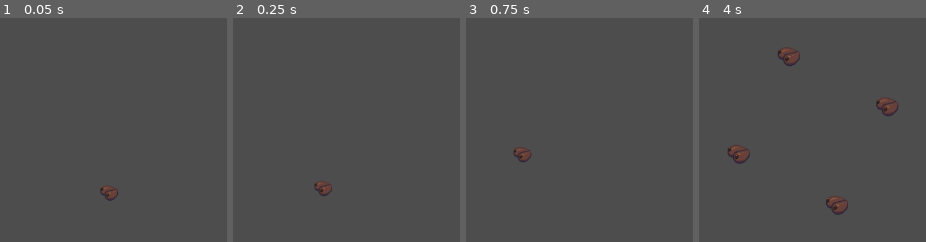
Above: before the commit, frames 1-4 (left to right).
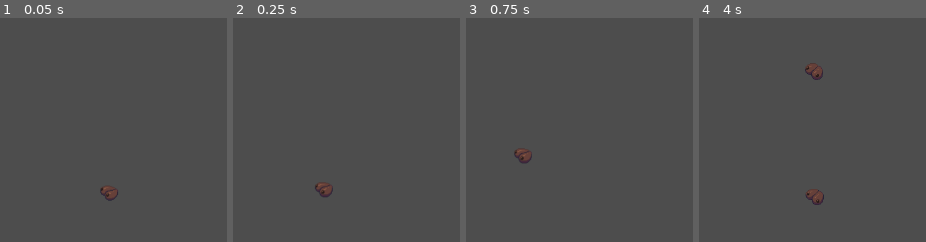
Above: after the commit, the same moments.

Repository: TisFoolish/subvival
Game: Godot game, scene res://scenes/weapons/booba.tscn
Same seed, same stepped clock (60 frames per second), same inputs: the game is played once before the commit and once after it. Before the commit the project starts from res://scripts/weapons/booba.tscn.
Inputs:
- Up to frame 1 (0.05 s): no input
- Up to frame 2 (0.25 s): no input
- Up to frame 3 (0.75 s): tap Enter at 0.5 s
- Up to frame 4 (4 s): no input

Frame 1 is identical in both runs. In frame 2, 0.1% of the frame differs, in the area x 36-45%, y 73-80%; in frame 3, 0.1%; in frame 4, 2.5%, in the area x 12-88%, y 13-88%.

Commit message:
Minor Changes

Diff:
--- a/project.godot
+++ b/project.godot
@@ -11,7 +11,7 @@
 [application]
 
 config/name="Subvival"
-run/main_scene="res://scripts/weapons/booba.tscn"
+run/main_scene="res://scenes/weapons/booba.tscn"
 config/features=PackedStringArray("4.0", "Forward Plus")
 config/icon="res://icon.svg"
 
--- a/scenes/background tilemap example.tscn
+++ b/scenes/background tilemap example.tscn
@@ -1,6 +1,6 @@
-[gd_scene load_steps=4 format=3 uid="uid://b4sy0s45rkox4"]
+[gd_scene load_steps=4 format=3 uid="uid://23sl7qj8qd8i"]
 
-[ext_resource type="Texture2D" uid="uid://dwhkuhbfbq55f" path="res://graphics/Background Tilemap.png" id="1_050w5"]
+[ext_resource type="Texture2D" uid="uid://dwhkuhbfbq55f" path="res://assets/textures/bg tiles/Background Tilemap.png" id="1_050w5"]
 
 [sub_resource type="TileSetAtlasSource" id="TileSetAtlasSource_i73wf"]
 texture = ExtResource("1_050w5")
--- a/scripts/weapons/booba.tscn
+++ b/scenes/weapons/booba.tscn
@@ -10,6 +10,22 @@
 [sub_resource type="AtlasTexture" id="AtlasTexture_pig3l"]
 atlas = ExtResource("2_o2qwf")
 region = Rect2(0, 0, 32, 32)
+
+[sub_resource type="AtlasTexture" id="AtlasTexture_xc78h"]
+atlas = ExtResource("2_o2qwf")
+region = Rect2(0, 0, 32, 32)
+
+[sub_resource type="AtlasTexture" id="AtlasTexture_4ti65"]
+atlas = ExtResource("2_o2qwf")
+region = Rect2(32, 0, 32, 32)
+
+[sub_resource type="AtlasTexture" id="AtlasTexture_046kx"]
+atlas = ExtResource("2_o2qwf")
+region = Rect2(64, 0, 32, 32)
+
+[sub_resource type="AtlasTexture" id="AtlasTexture_wteg0"]
+atlas = ExtResource("2_o2qwf")
+region = Rect2(96, 0, 32, 32)
 
 [sub_resource type="AtlasTexture" id="AtlasTexture_k1cd1"]
 atlas = ExtResource("3_g4b2r")
@@ -27,6 +43,23 @@
 }, {
 "frames": [{
 "duration": 1.0,
+"texture": SubResource("AtlasTexture_xc78h")
+}, {
+"duration": 3.0,
+"texture": SubResource("AtlasTexture_4ti65")
+}, {
+"duration": 1.0,
+"texture": SubResource("AtlasTexture_046kx")
+}, {
+"duration": 3.0,
+"texture": SubResource("AtlasTexture_wteg0")
+}],
+"loop": true,
+"name": &"booba 2",
+"speed": 5.0
+}, {
+"frames": [{
+"duration": 1.0,
 "texture": SubResource("AtlasTexture_k1cd1")
 }],
 "loop": true,
@@ -284,8 +317,8 @@
 [node name="AnimatedSprite2D" type="AnimatedSprite2D" parent="CharacterBody2D/Area2D/CollisionShape2D/Node2D"]
 position = Vector2(0, -1)
 sprite_frames = SubResource("SpriteFrames_7oyps")
-animation = &"booba"
-autoplay = "booba"
+animation = &"booba 2"
+autoplay = "booba 2"
 
 [node name="Area2D2" type="Area2D" parent="CharacterBody2D"]
 position = Vector2(0, -128)
@@ -297,8 +330,8 @@
 
 [node name="AnimatedSprite2D" type="AnimatedSprite2D" parent="CharacterBody2D/Area2D2/CollisionShape2D/Node2D"]
 sprite_frames = SubResource("SpriteFrames_7oyps")
-animation = &"booba"
-autoplay = "booba"
+animation = &"booba 2"
+autoplay = "booba 2"
 
 [node name="Area2D3" type="Area2D" parent="CharacterBody2D"]
 position = Vector2(128, 0)
@@ -310,9 +343,8 @@
 
 [node name="AnimatedSprite2" type="AnimatedSprite2D" parent="CharacterBody2D/Area2D3/CollisionShape2D/Node2D"]
 sprite_frames = SubResource("SpriteFrames_7oyps")
-animation = &"booba"
-autoplay = "booba"
-frame_progress = 0.580392
+animation = &"booba 2"
+autoplay = "booba 2"
 
 [node name="Area2D4" type="Area2D" parent="CharacterBody2D"]
 position = Vector2(-128, 0)
@@ -325,9 +357,8 @@
 
 [node name="AnimatedSprite2D" type="AnimatedSprite2D" parent="CharacterBody2D/Area2D4/CollisionShape2D/Node2D"]
 sprite_frames = SubResource("SpriteFrames_7oyps")
-animation = &"booba"
-autoplay = "booba"
-frame_progress = 0.580392
+animation = &"booba 2"
+autoplay = "booba 2"
 
 [node name="Area2D5" type="Area2D" parent="CharacterBody2D"]
 position = Vector2(-90, 90)
@@ -339,9 +370,8 @@
 
 [node name="AnimatedSprite2D" type="AnimatedSprite2D" parent="CharacterBody2D/Area2D5/CollisionShape2D/Node2D"]
 sprite_frames = SubResource("SpriteFrames_7oyps")
-animation = &"booba"
-autoplay = "booba"
-frame_progress = 0.580392
+animation = &"booba 2"
+autoplay = "booba 2"
 
 [node name="Area2D6" type="Area2D" parent="CharacterBody2D"]
 position = Vector2(90, -90)
@@ -353,9 +383,8 @@
 
 [node name="AnimatedSprite2D" type="AnimatedSprite2D" parent="CharacterBody2D/Area2D6/CollisionShape2D/Node2D"]
 sprite_frames = SubResource("SpriteFrames_7oyps")
-animation = &"booba"
-autoplay = "booba"
-frame_progress = 0.580392
+animation = &"booba 2"
+autoplay = "booba 2"
 
 [node name="Area2D7" type="Area2D" parent="CharacterBody2D"]
 position = Vector2(90, 90)
@@ -367,9 +396,8 @@
 
 [node name="AnimatedSprite2D" type="AnimatedSprite2D" parent="CharacterBody2D/Area2D7/CollisionShape2D/Node2D"]
 sprite_frames = SubResource("SpriteFrames_7oyps")
-animation = &"booba"
-autoplay = "booba"
-frame_progress = 0.580392
+animation = &"booba 2"
+autoplay = "booba 2"
 
 [node name="Area2D8" type="Area2D" parent="CharacterBody2D"]
 position = Vector2(-90, -90)
@@ -381,9 +409,8 @@
 
 [node name="AnimatedSprite2D" type="AnimatedSprite2D" parent="CharacterBody2D/Area2D8/CollisionShape2D/Node2D"]
 sprite_frames = SubResource("SpriteFrames_7oyps")
-animation = &"booba"
-autoplay = "booba"
-frame_progress = 0.580392
+animation = &"booba 2"
+autoplay = "booba 2"
 
 [node name="AnimationPlayer" type="AnimationPlayer" parent="."]
 autoplay = "Rotate"
@@ -392,6 +419,7 @@
 }
 
 [node name="Timer" type="Timer" parent="."]
+wait_time = 3.0
 autostart = true
 
 [connection signal="timeout" from="Timer" to="." method="_on_timer_timeout"]
--- a/weapons/breasts.tscn
+++ b/scenes/weapons/breasts.tscn
@@ -1,4 +1,4 @@
-[gd_scene load_steps=7 format=3]
+[gd_scene load_steps=7 format=3 uid="uid://djfhw668n8q6x"]
 
 [ext_resource type="Texture2D" uid="uid://ba7675xrcg0q7" path="res://assets/textures/weapons/weapon breasts.png" id="1_gq43w"]
 
@@ -39,8 +39,9 @@
 }]
 
 [node name="Breasts" type="Node2D"]
+position = Vector2(-52, 45)
 
 [node name="BreastsAnimation" type="AnimatedSprite2D" parent="."]
+position = Vector2(115, 87)
 sprite_frames = SubResource("SpriteFrames_22n84")
-frame = 3
-frame_progress = 0.268863
+frame_progress = 0.146009
Not shown: 1 places in scenes/weapons/booba.tscn that only renumber resources
